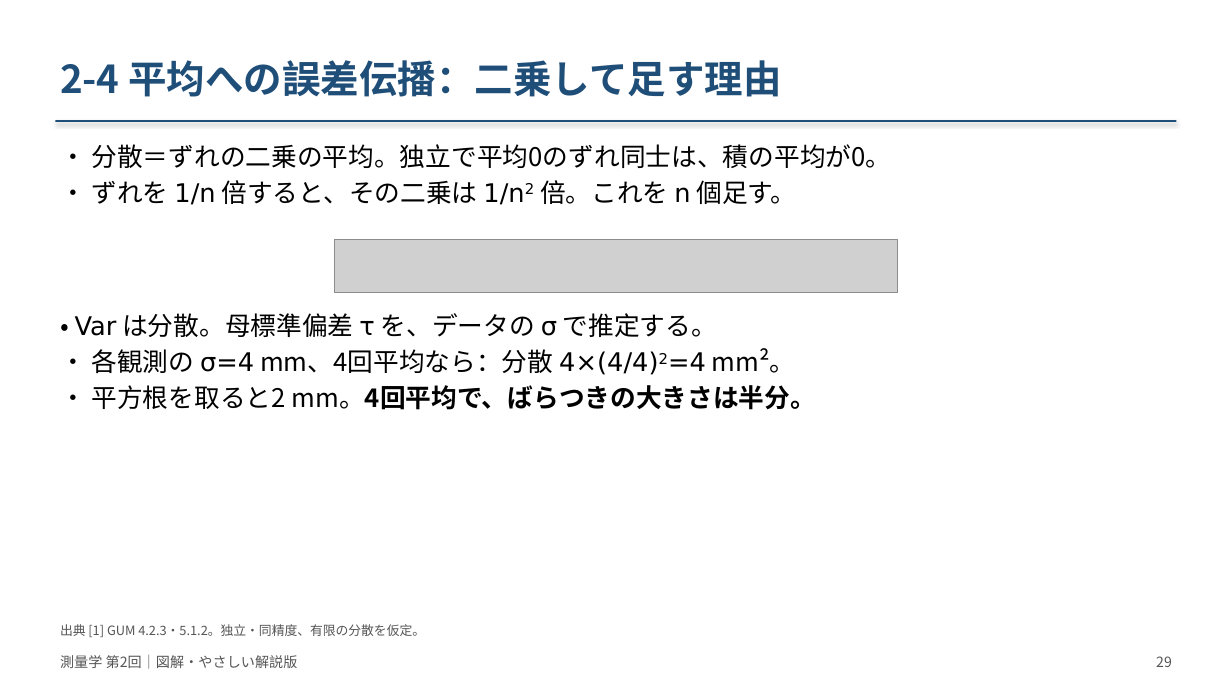
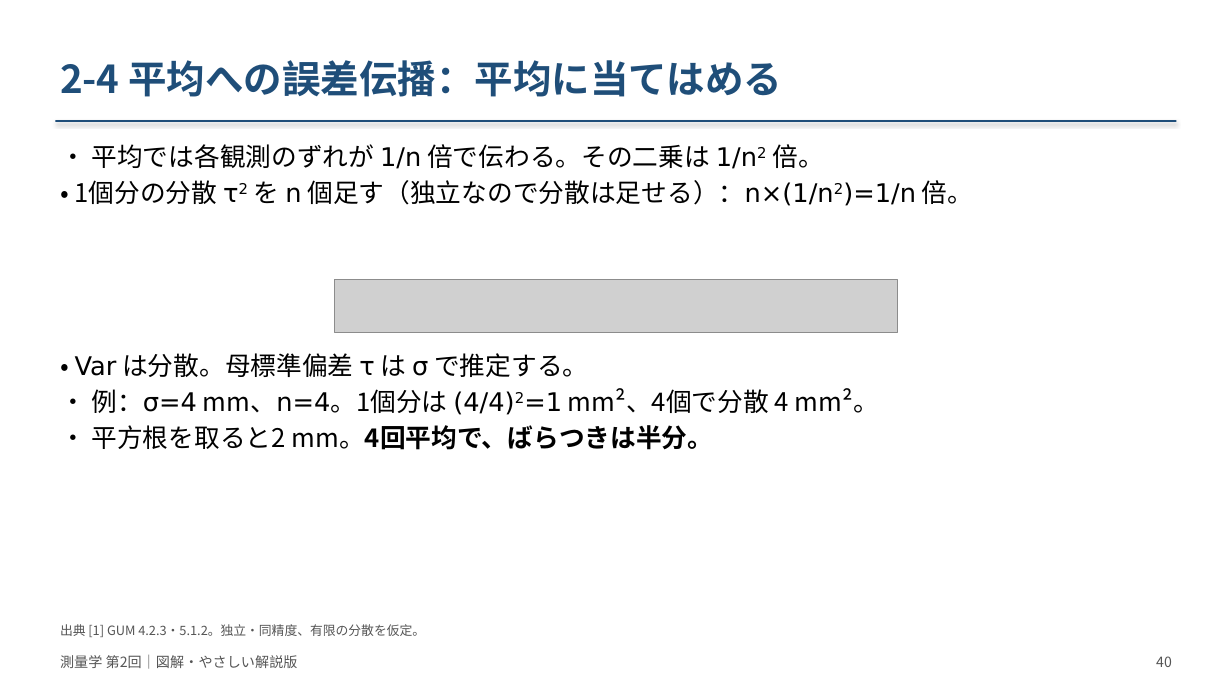
Before and after one commit to NN3210/Lecture, a slide deck: slide 40 of Surveying/materials/slides/第02回_測量の基礎と誤差論/改訂版_20261008/測量学_第02回_図解改訂版.pptx (slide 29 before the commit). Drawn at 1232x693 pixels with LibreOffice and Linux fonts; fonts in the diff are those of the drawing; grey boxes stand for pictures. Boxes give left, top, right and bottom in pixels: in the first picture for what was removed or moved away, otherwise in the second. Text is boxed around its words. In the diff, an @@ line names an element or a change of style, - is before the commit and + after.

```diff
--- a/Surveying/materials/slides/第02回_測量の基礎と誤差論/改訂版_20261008/測量学_第02回_図解改訂版.pptx
+++ b/Surveying/materials/slides/第02回_測量の基礎と誤差論/改訂版_20261008/測量学_第02回_図解改訂版.pptx
@@ text at (60,60,782,97): text changed @@
-2-4 平均への誤差伝播：二乗して足す理由
+2-4 平均への誤差伝播：平均に当てはめる
@@ text at (75,144,973,206): text changed @@
-• 分散＝ずれの二乗の平均。独立で平均0のずれ同士は、積の平均が0。
-• ずれを 1/n 倍すると、その二乗は 1/n2 倍。これを n 個足す。
+• 平均では各観測のずれが 1/n 倍で伝わる。その二乗は 1/n2 倍。
+• 1個分の分散 τ2 を n 個足す（独立なので分散は足せる）：n×(1/n2)=1/n 倍。
@@ picture removed at (335,239,897,293) @@
@@ picture added at (335,279,897,333) @@
@@ text at (75,353,879,450): text changed @@
-• Var は分散。母標準偏差 τ を、データの σ で推定する。
-• 各観測の σ=4 mm、4回平均なら：分散 4×(4/4)2=4 mm²。
-• 平方根を取ると2 mm。4回平均で、ばらつきの大きさは半分。
+• Var は分散。母標準偏差 τ は σ で推定する。
+• 例：σ=4 mm、n=4。1個分は (4/4)2=1 mm²、4個で分散 4 mm²。
+• 平方根を取ると2 mm。4回平均で、ばらつきは半分。
@@ text at (1156,656,1172,667): text changed @@
-29
+40
```
Also in this commit, not shown: 57 other slides changed, 14 slides added, 23 other files.
